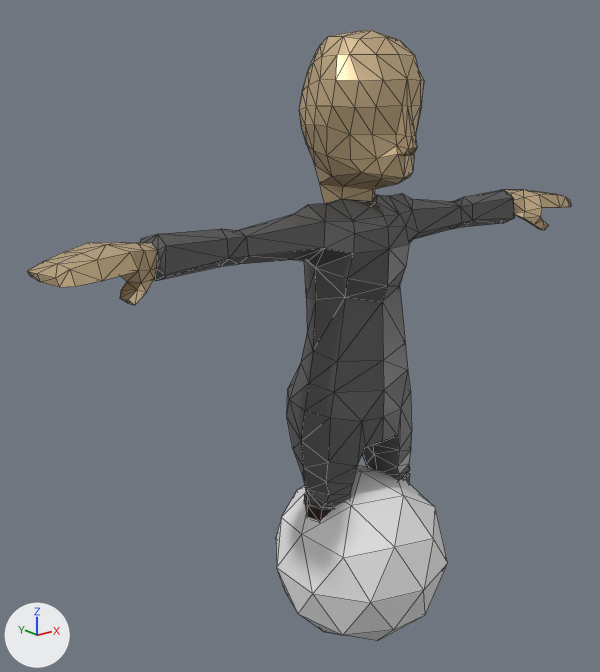
Renders of the glTF model public/assets/models/players/samurai.glb from each side of a commit.
Camera for both pictures: a 50 mm lens placed at (-5.76, -6.11, 5.18), pointed at (-0.48, 0.49, 2.54). Arrows for +X, +Y and +Z are at lower left; the lights stay in place. The picture after the commit comes second. Mesh edges are drawn as thin lines. Where no turn or scale is listed for an object, it has been applied to the vertices.

The first picture shows 'Icosphere', 'Knight'.
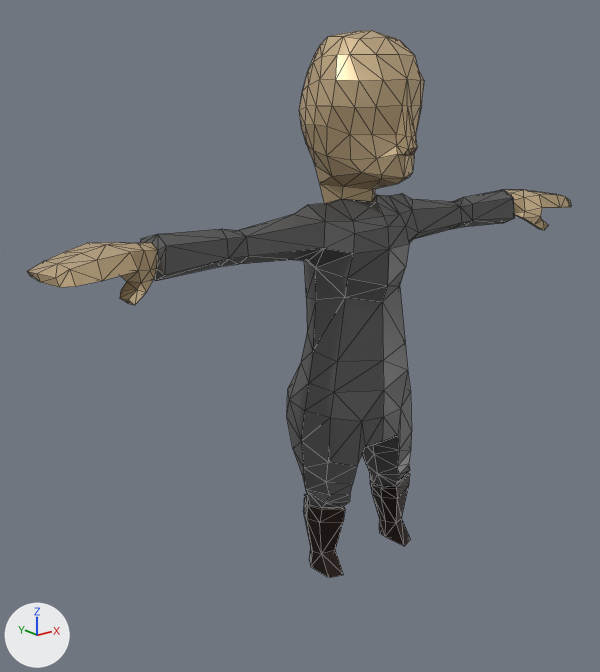
Changed parts and their boxes (x1, y1, x2, y2) in the pictures (600 x 672 px):
'Icosphere', deleted
    before: (276, 465, 448, 641)

Diff of the bpy script that builds the scene:
```diff
--- a/public/assets/models/players/samurai.glb.py
+++ b/public/assets/models/players/samurai.glb.py
@@ ob_icosphere @@
-ob_icosphere = bpy.data.objects.new('Icosphere', me_icosphere)
-ob_icosphere.location = (0.0, 0.0, 0.0)
```
